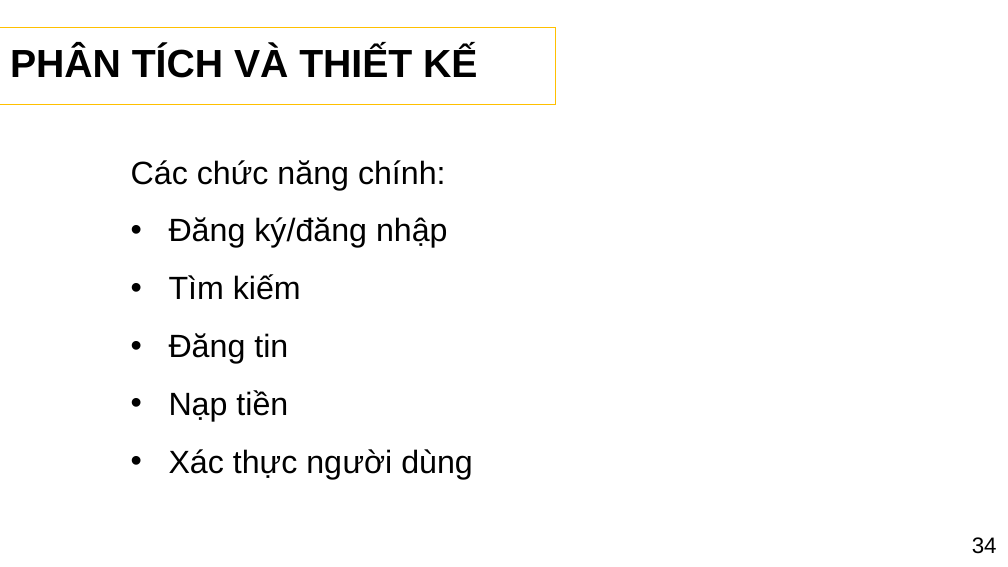
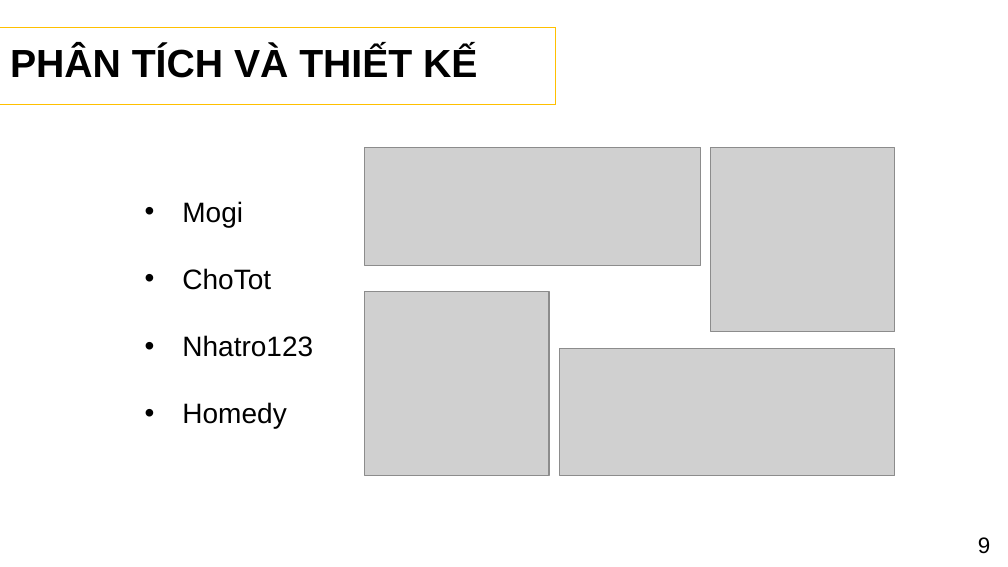
Before and after one commit to PhamHuynhThanhLam/Website_tim_kiem_dang_tin_nha_tro, a slide deck: slide 10 of PPTLCN.pptx (slide 17 before the commit). Drawn at 1008x567 pixels with LibreOffice and Linux fonts; fonts in the diff are those of the drawing; grey boxes stand for pictures; background and template pictures are left out. Boxes give left, top, right and bottom in pixels: in the first picture for what was removed or moved away, otherwise in the second. Text is boxed around its words. In the diff, an @@ line names an element or a change of style, - is before the commit and + after.

```diff
--- a/PPTLCN.pptx
+++ b/PPTLCN.pptx
@@ picture added at (x1=365, y1=147, x2=701, y2=265) @@
@@ picture added at (x1=711, y1=147, x2=895, y2=332) @@
@@ text removed at (x1=131, y1=160, x2=473, y2=479) @@
-Các chức năng chính:
-• Đăng ký/đăng nhập
-• Tìm kiếm
-• Đăng tin
-• Nạp tiền
-• Xác thực người dùng
@@ text added at (x1=182, y1=201, x2=313, y2=429), 20 pt, text #000000 @@
+• Mogi
+• ChoTot
+• Nhatro123
+• Homedy
@@ picture added at (x1=365, y1=291, x2=549, y2=476) @@
@@ picture added at (x1=559, y1=348, x2=895, y2=476) @@
@@ text at (x1=978, y1=537, x2=990, y2=554): text changed @@
-34
+9
```
Also in this commit, not shown: 25 other slides changed, 1 slide added, 15 slides removed.
